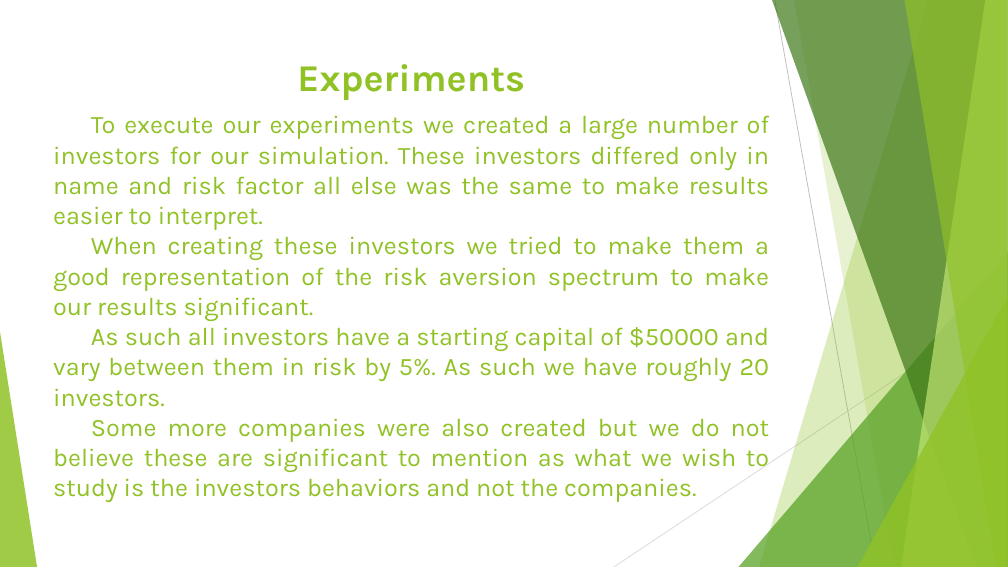
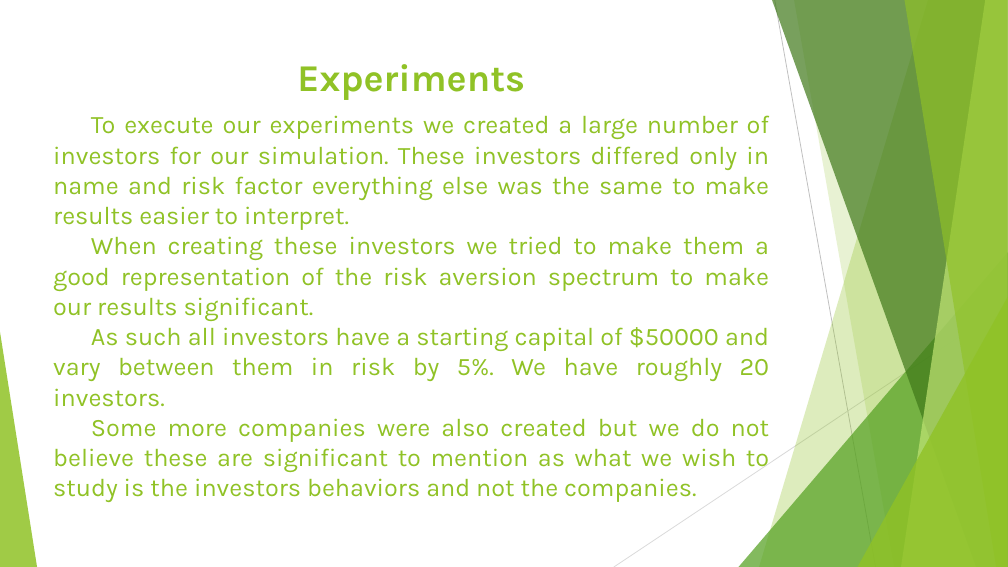
Before and after one commit to Antypurus/AIAD, a slide deck: slide 3 of docs/AIAD_Second_Presentation.pptx. Drawn at 1008x567 pixels with LibreOffice and Linux fonts; fonts in the diff are those of the drawing. Boxes give left, top, right and bottom in pixels: in the first picture for what was removed or moved away, otherwise in the second. Text is boxed around its words. In the diff, an @@ line names an element or a change of style, - is before the commit and + after.

```diff
--- a/docs/AIAD_Second_Presentation.pptx
+++ b/docs/AIAD_Second_Presentation.pptx
@@ text at (53,115,770,230): text changed @@
-To execute our experiments we created a large number of investors for our simulation. These investors differed only in name and risk factor all else was the same to make results easier to interpret.
+To execute our experiments we created a large number of investors for our simulation. These investors differed only in name and risk factor everything else was the same to make results easier to interpret.
@@ text at (53,327,770,407): text changed @@
-As such all investors have a starting capital of $50000 and vary between them in risk by 5%. As such we have roughly 20 investors.
+As such all investors have a starting capital of $50000 and vary between them in risk by 5%. We have roughly 20 investors.
```
Also in this commit, not shown: 5 other slides changed.
